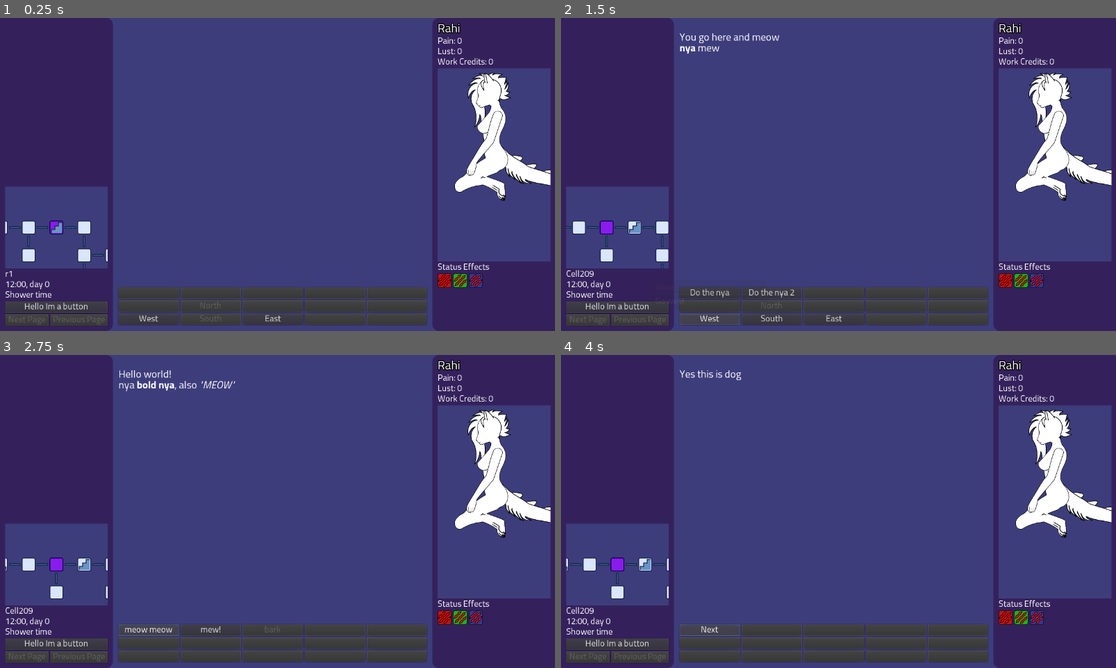
Above: before the commit, frames 1-4 (two rows, left to right).
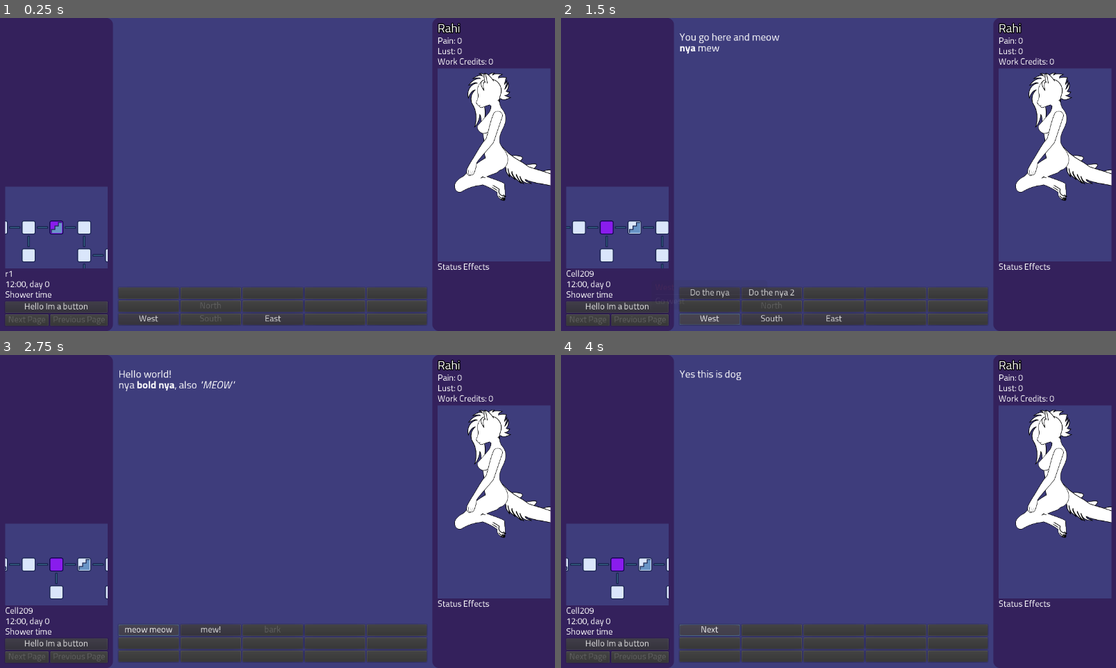
Above: after the commit, the same moments.

Repository: Alexofp/BDCC
Game: Godot game, scene res://Game/MainScene.tscn
The game is run twice, just before and just after one commit, with the same random seed, the same clock (stepped at 60 frames per second) and the same inputs.
Inputs:
- Up to frame 1 (0.25 s): no input
- Up to frame 2 (1.5 s): click "Hello Im a button" at 0.5 s; click "West" at 1.25 s
- Up to frame 3 (2.75 s): click "Do the nya" at 2 s
- Up to frame 4 (4 s): click "meow meow" at 2.75 s; click "Next" at 3.5 s

The runs differ from the first frame. In frame 1, 0.3% of the frame differs, in the area x 78-87%, y 81-87%; in frame 2, 0.3%; in frame 3, 0.3%; in frame 4, 0.3%.

Commit message:
BaseCharacter class + Initial implementation of status effects like bleeding

Diff:
--- a/Attacks/SimpleKickAttack.gd
+++ b/Attacks/SimpleKickAttack.gd
@@ -8,6 +8,7 @@
 	var recieverName = _reciever.getName()
 
 	var damage = _reciever.recievePain(10)
+	_reciever.addEffect(StatusEffect.Bleeding)
 
 	var text = attackerName + " kicks " + recieverName + " and does "+str(damage)+" damage!"
 
--- a/Characters/Character.gd
+++ b/Characters/Character.gd
@@ -1,9 +1,7 @@
-extends Node
+extends BaseCharacter
 class_name Character
 
 var id = "errorerror"
-var pain = 0
-var lust = 0
 
 func _ready():
 	pass # Replace with function body.
@@ -23,22 +21,6 @@
 func getName():
 	return _getName()
 
-# This func should do all the armor checks, etc
-func recievePain(addpain: int):
-	var oldpain = pain
-	pain += addpain
-
-	if(pain > painThreshold()):
-		pain = painThreshold()
-
-	var actualAddpain = pain - oldpain
-	return actualAddpain
-
-func painThreshold():
-	return 100
-
-func getPain() -> int:
-	return pain
-
 func afterFightEnded():
+	.afterFightEnded()
 	pain = 0
--- a/Characters/Character.tscn
+++ b/Characters/Character.tscn
@@ -1,6 +1,7 @@
-[gd_scene load_steps=2 format=2]
+[gd_scene load_steps=3 format=2]
 
-[ext_resource path="res://Characters/Character.gd" type="Script" id=1]
+[ext_resource path="res://Game/BaseCharacter.tscn" type="PackedScene" id=1]
+[ext_resource path="res://Characters/Character.gd" type="Script" id=2]
 
-[node name="Character" type="Node"]
-script = ExtResource( 1 )
+[node name="Character" instance=ExtResource( 1 )]
+script = ExtResource( 2 )
--- /dev/null
+++ b/Game/BaseCharacter.gd
@@ -0,0 +1,85 @@
+extends Node
+class_name BaseCharacter
+
+#Base class that has all the functions
+signal stat_changed
+var pain:int = 0
+var lust:int = 0
+var statusEffects:Dictionary = {}
+
+func _init():
+	pass
+
+# Skips armor checks etc
+func addPain(_p: int):
+	pain += _p
+	if(pain > painThreshold()):
+		pain = painThreshold()
+	if(pain < 0):
+		pain = 0
+
+	emit_signal("stat_changed")
+
+# Skips armor checks
+func addLust(_l: int):
+	lust += _l
+	emit_signal("stat_changed")
+
+func getPain() -> int:
+	return pain
+
+func getLust() -> int:
+	return lust
+
+func getName() -> String:
+	return name
+
+# Should include armor checks and return amount of pain actually added
+func recievePain(addpain: int):
+	var oldpain = pain
+
+	addPain(addpain)
+
+	var actualAddpain = pain - oldpain
+	return actualAddpain
+
+func painThreshold():
+	return 100
+
+func addEffect(effectID: String, args = []):
+	if(statusEffects.has(effectID)):
+		statusEffects[effectID].combine(args)
+		return
+
+	var effect = GlobalRegistry.getStatusEffect(effectID)
+	effect.setCharacter(self)
+	effect.initArgs(args)
+
+	statusEffects[effectID] = effect
+
+func hasEffect(effectID: String):
+	return statusEffects.has(effectID)
+
+func removeEffect(effectID: String):
+	if(statusEffects.has(effectID)):
+		statusEffects[effectID].queue_free()
+		var _wasremoved = statusEffects.erase(effectID)
+
+func updateEffectPanel(panel: StatusEffectsPanel):
+	panel.clearBattleEffects()
+	for effectID in statusEffects.keys():
+		var effect = statusEffects[effectID]
+		panel.addBattleEffect(effect.getEffectVisibleType(), effect.getEffectName(), effect.getEffectDesc(), effect.getEffectImage())
+
+func processBattleTurn():
+	for effectID in statusEffects.keys():
+		var effect = statusEffects[effectID]
+		effect.processBattleTurn()
+
+func afterFightEnded():
+	print(getName()+" my fight has ended")
+
+	for effectID in statusEffects.keys():
+		var effect = statusEffects[effectID]
+		if(effect.isBattleOnly):
+			removeEffect(effectID)
--- /dev/null
+++ b/Game/BaseCharacter.tscn
@@ -0,0 +1,6 @@
+[gd_scene load_steps=2 format=2]
+
+[ext_resource path="res://Game/BaseCharacter.gd" type="Script" id=1]
+
+[node name="BaseCharacter" type="Node"]
+script = ExtResource( 1 )
--- a/Game/CharacterPanel.gd
+++ b/Game/CharacterPanel.gd
@@ -3,7 +3,7 @@
 onready var painLabel = $PainLabel
 onready var lustLabel = $LustLabel
 onready var nameLabel = $NameLabel
-
+onready var statusEffectsPanel = $StatusEffectsPanel
 
 # Called when the node enters the scene tree for the first time.
 func _ready():
@@ -18,3 +18,6 @@
 
 func setPain(newpain: int):
 	painLabel.text = "Pain: "+str(newpain)
+
+func getStatusEffectsPanel():
+	return statusEffectsPanel
--- a/Game/CharacterPanel.tscn
+++ b/Game/CharacterPanel.tscn
@@ -1,7 +1,8 @@
-[gd_scene load_steps=4 format=2]
+[gd_scene load_steps=5 format=2]
 
 [ext_resource path="res://Fonts/Titillium-Regular.otf" type="DynamicFontData" id=1]
 [ext_resource path="res://Game/CharacterPanel.gd" type="Script" id=2]
+[ext_resource path="res://UI/StatusEffectsPanel/StatusEffectsPanel.tscn" type="PackedScene" id=3]
 
 [sub_resource type="DynamicFont" id=7]
 size = 28
@@ -35,3 +36,11 @@
 margin_right = 1280.0
 margin_bottom = 64.0
 text = "Lust"
+
+[node name="StatusEffectsPanel" parent="." instance=ExtResource( 3 )]
+anchor_right = 0.0
+anchor_bottom = 0.0
+margin_top = 68.0
+margin_right = 1280.0
+margin_bottom = 68.0
+rect_min_size = Vector2( 0, 0 )
--- a/Game/GameUI.gd
+++ b/Game/GameUI.gd
@@ -16,6 +16,7 @@
 onready var textOutput = $HBoxContainer/VBoxContainer2/ScrollContainer/VBoxContainer/RichTextLabel
 onready var locationLabel = $HBoxContainer/Panel2/MarginContainer/VBoxContainer/VBoxContainer2/LocationLabel
 onready var characterPanel = $HBoxContainer/Panel2/MarginContainer/VBoxContainer/CharacterPanel
+onready var playerPanel = $HBoxContainer/Panel/MarginContainer/PlayerPanel
 
 # Called when the node enters the scene tree for the first time.
 func _ready():
@@ -163,3 +164,9 @@
 	characterPanel.setName(character._getName())
 	characterPanel.setPain(character.pain)
 	characterPanel.setLust(character.lust)
+
+func getPlayerStatusEffectsPanel():
+	return playerPanel.getStatusEffectsPanel()
+
+func getNPCStatusEffectsPanel():
+	return characterPanel.getStatusEffectsPanel()
--- a/Game/GameUI.tscn
+++ b/Game/GameUI.tscn
@@ -89,10 +89,10 @@
 anchor_right = 0.0
 anchor_bottom = 0.0
 margin_right = 236.0
-margin_bottom = 76.0
+margin_bottom = 80.0
 
 [node name="VBoxContainer3" type="VBoxContainer" parent="HBoxContainer/Panel2/MarginContainer/VBoxContainer"]
-margin_top = 80.0
+margin_top = 84.0
 margin_right = 236.0
 margin_bottom = 372.0
 size_flags_horizontal = 3
--- a/Game/PlayerPanel.gd
+++ b/Game/PlayerPanel.gd
@@ -70,3 +70,6 @@
 
 func _on_ViewportContainer_mouse_entered():
 	mouseInsideViewport = true
+
+func getStatusEffectsPanel():
+	return grid
--- a/Game/TooltipDisplay.gd
+++ b/Game/TooltipDisplay.gd
@@ -9,11 +9,12 @@
 
 func _ready() -> void:
 	modulate = Color.transparent
-	#set_is_active(true)
+	set_is_active(false)
 
 
 func _process(_delta: float) -> void:
 	rect_global_position = get_global_mouse_position() - Vector2(rect_size.x/2.0, rect_size.y) - rect_pivot_offset
+	rect_global_position.x = max(0, rect_global_position.x)
 	#rect_global_position.x = clamp(rect_global_position.x, 0, ProjectSettings.get("display/window/size/width") - rect_size.x)
 	#rect_global_position.y = clamp(rect_global_position.y, 0, ProjectSettings.get("display/window/size/height") - rect_size.y)
 
--- a/Game/World/TestFloor.gd
+++ b/Game/World/TestFloor.gd
@@ -9,13 +9,17 @@
 	#room.runScene("TestScene")
 
 
-func _on_ScriptedRoom_onReact(room, key):
+func _on_ScriptedRoom_onReact(room: GameRoom, key):
 	if(key == "wut"):
 		room.say("yap")
 		room.addButton("Do more mew", "Talk to mew", "wut")
 		room.addButton("Return", "Talk to mew", "wut2")
 		room.addButton("start a scene", "Talk to mew", "wut3")
 		room.addButton("start a fight", "Fight", "wut4")
+		if(GM.pc.getPain() > 0):
+			room.addButton("sip some tea", "Heals", "wut5")
+		else:
+			room.addDisabledButton("sip some tea", "You're healthy already")
 	if(key == "wut2"):
 		#GM.pc.breasts.size = BodypartBreasts.BreastsSize.A
 		#GM.pc.updateAppearance()
@@ -24,3 +28,7 @@
 		room.runScene("TestScene")
 	if(key == "wut4"):
 		room.runScene("FightScene", ["testchar"])
+	if(key == "wut5"):
+		room.say("You sipped some tea and feel better")
+		GM.pc.addPain(-10)
+		room.addButton("Continue", "Talk to mew", "wut")
--- a/GlobalRegistry.gd
+++ b/GlobalRegistry.gd
@@ -4,6 +4,7 @@
 var bodyparts: Dictionary = {}
 var characters: Dictionary = {}
 var attacks: Dictionary = {}
+var statusEffects: Dictionary = {}
 
 # Called when the node enters the scene tree for the first time.
 func _ready():
@@ -19,6 +20,8 @@
 	registerCharacterFolder("res://Characters/")
 
 	registerAttackFolder("res://Attacks/")
+
+	registerStatusEffectFolder("res://StatusEffect/")
 
 
 func registerScene(id: String, path: String):
@@ -123,3 +126,33 @@
 		print("ERROR: attack with the id "+id+" wasn't found")
 		return null
 	return attacks[id]
+
+
+func registerStatusEffect(path: String):
+	var effect = load(path)
+	var effectObject = effect.new()
+	statusEffects[effectObject.id] = effectObject
+
+func registerStatusEffectFolder(folder: String):
+	var dir = Directory.new()
+	if dir.open(folder) == OK:
+		dir.list_dir_begin()
+		var file_name = dir.get_next()
+		while file_name != "":
+			if dir.current_is_dir():
+				pass
+				#print("Found directory: " + file_name)
+			else:
+				if(file_name.get_extension() == "gd"):
+					var full_path = folder.plus_file(file_name)
+					print("Registered status effect: " + full_path)
+					registerStatusEffect(full_path)
+			file_name = dir.get_next()
+	else:
+		print("An error occurred when trying to access the path "+folder)
+
+func getStatusEffect(id: String):
+	if(!statusEffects.has(id)):
+		print("ERROR: status effect with the id "+id+" wasn't found")
+		return null
+	return statusEffects[id].duplicate()
--- a/Player/Player.gd
+++ b/Player/Player.gd
@@ -1,13 +1,10 @@
-extends Node
+extends BaseCharacter
 class_name Player
 
-signal stat_changed
 signal bodypart_changed
 signal location_changed(newloc)
 
 var gamename = "Rahi"
-var pain:int = 0
-var lust:int = 0
 var credits:int = 0
 var location:String = "r1"
 var legs: BodypartLeg
@@ -25,7 +22,7 @@
 	var mybreasts: BodypartBreasts = GlobalRegistry.getBodypart("humanbreasts")
 	mybreasts.size = BodypartBreasts.BreastsSize.C
 	setBreasts(mybreasts)
-	pass
+
 
 func updateAppearance():
 	emit_signal("bodypart_changed")
@@ -46,23 +43,6 @@
 	#	GM.ui.setLocationName(roomName)
 	emit_signal("location_changed", newRoomID)
 
-func addPain(_p: int):
-	pain += _p
-	if(pain > painThreshold()):
-		pain = painThreshold()
-
-	emit_signal("stat_changed")
-
-func addLust(_l: int):
-	lust += _l
-	emit_signal("stat_changed")
-
-func getPain() -> int:
-	return pain
-
-func getLust() -> int:
-	return lust
-
 func getName() -> String:
 	return gamename
 
@@ -72,10 +52,6 @@
 
 func getCredits() -> int:
 	return credits
-
-# Called every frame. 'delta' is the elapsed time since the previous frame.
-#func _process(delta):
-#	pass
 
 # This func should do all the armor checks, etc
 func recievePain(addpain: int):
--- a/Player/Player.tscn
+++ b/Player/Player.tscn
@@ -1,6 +1,7 @@
-[gd_scene load_steps=2 format=2]
+[gd_scene load_steps=3 format=2]
 
-[ext_resource path="res://Player/Player.gd" type="Script" id=1]
+[ext_resource path="res://Game/BaseCharacter.tscn" type="PackedScene" id=1]
+[ext_resource path="res://Player/Player.gd" type="Script" id=2]
 
-[node name="Player" type="Node"]
-script = ExtResource( 1 )
+[node name="Player" instance=ExtResource( 1 )]
+script = ExtResource( 2 )
--- a/Scenes/FightScene.gd
+++ b/Scenes/FightScene.gd
@@ -48,6 +48,9 @@
 		addButton("Continue", "the battle has ended", "endbattle")
 
 func _react(_action: String, _args):
+	if(state == "" || state == "fighting"):
+		beforeTurnChecks()
+
 	if(_action == "attack"):
 		whatPlayerDid = "It's your turn to attack\n"
 
@@ -71,6 +74,7 @@
 
 	if(_action == "endbattle"):
 		enemyCharacter.afterFightEnded()
+		GM.pc.afterFightEnded()
 		endScene(battleState)
 		return
 
@@ -101,7 +105,13 @@
 
 	return enemyText
 
+func beforeTurnChecks():
+	GM.pc.processBattleTurn()
+	enemyCharacter.processBattleTurn()
+
 func afterTurnChecks():
+	#GM.pc.processBattleTurn()
+	#enemyCharacter.processBattleTurn()
 
 	var won = checkEnd()
 	if(won == "lost"):
--- a/Scenes/SceneBase.gd
+++ b/Scenes/SceneBase.gd
@@ -43,6 +43,11 @@
 	GM.ui.clearText()
 	GM.ui.clearButtons()
 	_run()
+	GM.pc.updateEffectPanel(GM.ui.getPlayerStatusEffectsPanel())
+	if(currentCharacter):
+		var character = GlobalRegistry.getCharacter(currentCharacter)
+		character.updateEffectPanel(GM.ui.getNPCStatusEffectsPanel())
+
 
 func react(_action: String, _args):
 	return _react(_action, _args)
--- /dev/null
+++ b/StatusEffect/BleedingEffect.gd
@@ -0,0 +1,40 @@
+extends StatusEffect
+
+func _init():
+	id = StatusEffect.Bleeding
+	isBattleOnly = true
+
+func initArgs(_args = []):
+	if(_args.size() > 0):
+		turns = _args[0]
+	else:
+		turns = 3
+
+func processBattleTurn():
+	character.addPain(2)
+
+	turns -= 1
+	if(turns <= 0):
+		stop()
+
+func processTime(_minutesPassed: int):
+	pass
+
+func getEffectName():
+	return "Bleeding"
+
+func getEffectDesc():
+	return "I'm loosing health. " + str(turns) + " more turns"
+
+func getEffectImage():
+	return "res://UI/StatusEffectsPanel/images/bleeding.png"
+
+func getEffectVisibleType():
+	return StatusEffectsPanel.EffectType.Red
+
+func combine(_args = []):
+	print("I was combined")
+	if(_args.size() > 0):
+		turns = max(_args[0], turns)
+	else:
+		turns = max(3, turns)
--- /dev/null
+++ b/StatusEffect/BleedingEffect.tscn
@@ -0,0 +1,7 @@
+[gd_scene load_steps=3 format=2]
+
+[ext_resource path="res://StatusEffect/StatusEffect.tscn" type="PackedScene" id=1]
+[ext_resource path="res://StatusEffect/BleedingEffect.gd" type="Script" id=2]
+
+[node name="BleedingEffect" instance=ExtResource( 1 )]
+script = ExtResource( 2 )
--- /dev/null
+++ b/StatusEffect/StatusEffect.gd
@@ -0,0 +1,46 @@
+extends Node
+class_name StatusEffect
+
+const Bleeding = "Bleeding"
+
+var id = "badstatuseffect"
+var isBattleOnly = false
+var character: BaseCharacter
+var turns = -1
+
+func _init():
+	pass
+
+func initArgs(_args = []):
+	pass
+
+func setCharacter(c: BaseCharacter):
+	character = c
+
+func processBattleTurn():
+	pass
+
+func processTime(_minutesPassed: int):
+	pass
+
+func getEffectName():
+	return "Error bad"
+
+func getEffectDesc():
+	return "Let the developer know"
+
+func getEffectImage():
+	return null
+
+func getEffectVisibleType():
+	return StatusEffectsPanel.EffectType.Normal
+
+func combine(_newArgs = []):
+	pass
+
+func stop():
+	if(!character):
+		queue_free()
+		return
+
+	character.removeEffect(id)
--- /dev/null
+++ b/StatusEffect/StatusEffect.tscn
@@ -0,0 +1,6 @@
+[gd_scene load_steps=2 format=2]
+
+[ext_resource path="res://StatusEffect/StatusEffect.gd" type="Script" id=1]
+
+[node name="StatusEffect" type="Node"]
+script = ExtResource( 1 )
--- a/UI/StatusEffectsPanel/StatusEffectsPanel.gd
+++ b/UI/StatusEffectsPanel/StatusEffectsPanel.gd
@@ -1,4 +1,4 @@
-extends Control
+extends PanelContainer
 class_name StatusEffectsPanel
 
 var uiblockScene = preload("res://UI/StatusEffectsPanel/EffectUIBlock.tscn")
@@ -18,8 +18,10 @@
 	addBattleEffect(EffectType.Red, "Bleeding", "You bleed", "res://UI/StatusEffectsPanel/images/bleeding.png")
 	#clearBattleEffects()
 	#addBattleEffect(EffectType.Red, "Bleeding 2", "You bleed 2", "res://UI/StatusEffectsPanel/images/bleeding.png")
+	addStatusEffect(EffectType.Red, "status Bleeding 2", "You bleed 2", "res://UI/StatusEffectsPanel/images/bleeding.png")
+	clearStatusEffects()
 
-func addBattleEffect(type, text, desc, texture = null):
+func addEffect(type, text, desc, texture = null):
 	var block = uiblockScene.instance()
 	if(type == EffectType.Green):
 		block.makeGreen()
@@ -30,10 +32,20 @@
 	block.setNameAndDesc(text, desc)
 	block.connect("mouse_entered", self, "onBlockMouseEntered", [block])
 	block.connect("mouse_exited", self, "onBlockMouseExited")
+
+
+	flexContainer.add_child(block)
+	return block
+
+func addBattleEffect(type, text, desc, texture = null):
+	var block = addEffect(type, text, desc, texture)
+	flexContainer.move_child(block, 0)
 	battleEffects.append(block)
 
-	flexContainer.add_child(block)
-	flexContainer.move_child(block, 0)
+func addStatusEffect(type, text, desc, texture = null):
+	var block = addEffect(type, text, desc, texture)
+	#flexContainer.move_child(block, 0)
+	statusEffects.append(block)
 
 func onBlockMouseEntered(block):
 	optionTooltip.set_is_active(true)
@@ -47,3 +59,9 @@
 		flexContainer.remove_child(b)
 		b.queue_free()
 	battleEffects = []
+
+func clearStatusEffects():
+	for b in statusEffects:
+		flexContainer.remove_child(b)
+		b.queue_free()
+	statusEffects = []
--- a/UI/StatusEffectsPanel/StatusEffectsPanel.tscn
+++ b/UI/StatusEffectsPanel/StatusEffectsPanel.tscn
@@ -1,20 +1,25 @@
-[gd_scene load_steps=4 format=2]
+[gd_scene load_steps=5 format=2]
 
 [ext_resource path="res://UI/FlexGridContainer.gd" type="Script" id=1]
 [ext_resource path="res://Game/TooltipDisplay.tscn" type="PackedScene" id=3]
 [ext_resource path="res://UI/StatusEffectsPanel/StatusEffectsPanel.gd" type="Script" id=4]
 
-[node name="StatusEffectsPanel" type="Control"]
+[sub_resource type="StyleBoxEmpty" id=1]
+
+[node name="StatusEffectsPanel" type="PanelContainer"]
 anchor_right = 1.0
 anchor_bottom = 1.0
+rect_min_size = Vector2( 0, 11 )
+rect_clip_content = true
+custom_styles/panel = SubResource( 1 )
 script = ExtResource( 4 )
 __meta__ = {
 "_edit_use_anchors_": false
 }
 
 [node name="FlexGridContainer" type="Container" parent="."]
-anchor_right = 1.0
-anchor_bottom = 1.0
+margin_right = 1280.0
+margin_bottom = 720.0
 script = ExtResource( 1 )
 __meta__ = {
 "_edit_use_anchors_": false
--- a/project.godot
+++ b/project.godot
@@ -14,6 +14,11 @@
 "language": "GDScript",
 "path": "res://Attacks/BaseAttack.gd"
 }, {
+"base": "Node",
+"class": "BaseCharacter",
+"language": "GDScript",
+"path": "res://Game/BaseCharacter.gd"
+}, {
 "base": "Resource",
 "class": "Bodypart",
 "language": "GDScript",
@@ -29,7 +34,7 @@
 "language": "GDScript",
 "path": "res://Player/Bodyparts/BodypartLeg.gd"
 }, {
-"base": "Node",
+"base": "BaseCharacter",
 "class": "Character",
 "language": "GDScript",
 "path": "res://Characters/Character.gd"
@@ -64,7 +69,7 @@
 "language": "GDScript",
 "path": "res://Player/Limbs/Limb.gd"
 }, {
-"base": "Node",
+"base": "BaseCharacter",
 "class": "Player",
 "language": "GDScript",
 "path": "res://Player/Player.gd"
@@ -84,7 +89,12 @@
 "language": "GDScript",
 "path": "res://Scenes/SceneBase.gd"
 }, {
-"base": "Control",
+"base": "Node",
+"class": "StatusEffect",
+"language": "GDScript",
+"path": "res://StatusEffect/StatusEffect.gd"
+}, {
+"base": "PanelContainer",
 "class": "StatusEffectsPanel",
 "language": "GDScript",
 "path": "res://UI/StatusEffectsPanel/StatusEffectsPanel.gd"
@@ -101,6 +111,7 @@
 } ]
 _global_script_class_icons={
 "Attack": "",
+"BaseCharacter": "",
 "Bodypart": "",
 "BodypartBreasts": "",
 "BodypartLeg": "",
@@ -115,6 +126,7 @@
 "RNGTools": "",
 "RoomAction": "",
 "SceneBase": "",
+"StatusEffect": "",
 "StatusEffectsPanel": "",
 "SubGameWorld": "",
 "Util": ""
